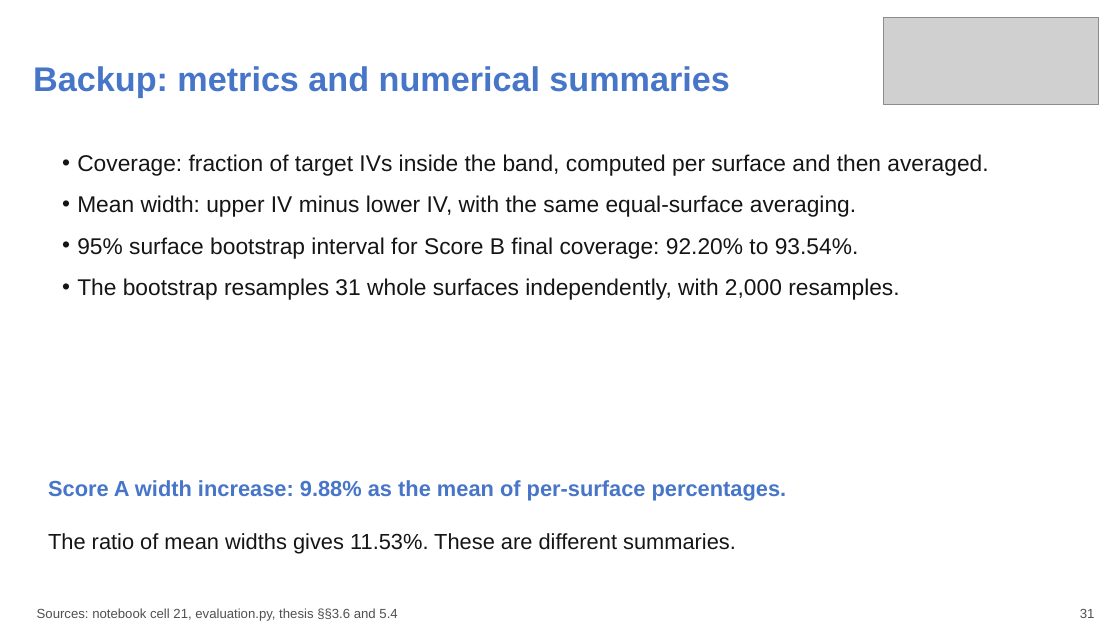
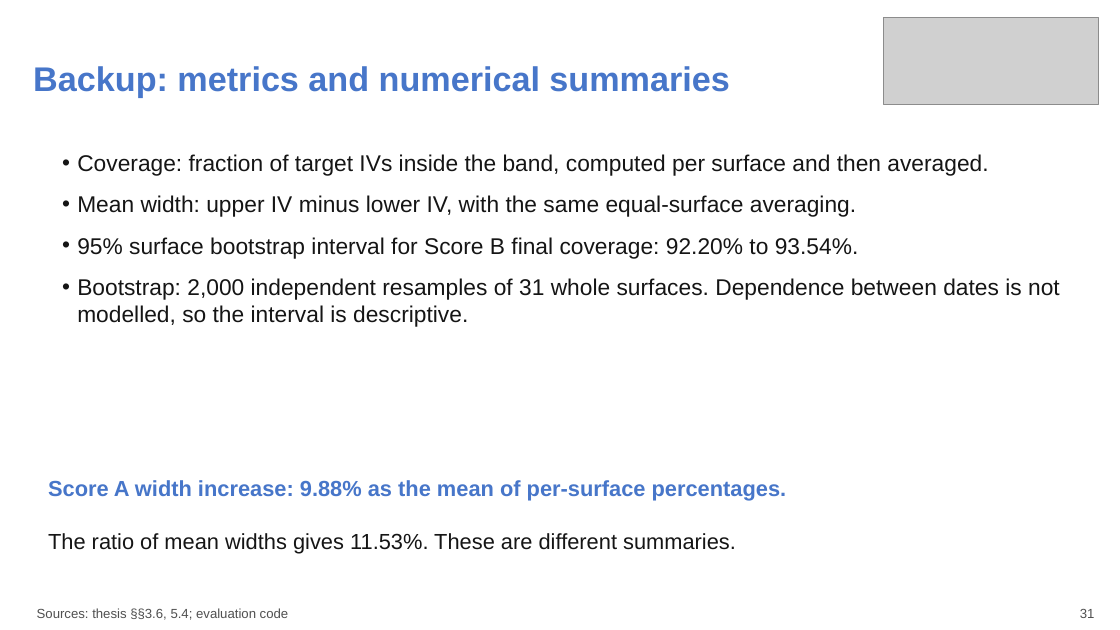
Before and after one commit to aniketnighot/conformal-prediction-thesis, a slide deck: slide 31 of presentations/thesis_defence_complete_verified.pptx. Drawn at 1120x630 pixels with LibreOffice and Linux fonts; fonts in the diff are those of the drawing; grey boxes stand for pictures. Boxes give left, top, right and bottom in pixels: in the first picture for what was removed or moved away, otherwise in the second. Text is boxed around its words. In the diff, an @@ line names an element or a change of style, - is before the commit and + after.

Commit message:
Update thesis defence presentation references and caveats

```diff
--- a/presentations/thesis_defence_complete_verified.pptx
+++ b/presentations/thesis_defence_complete_verified.pptx
@@ text at (x1=77, y1=278, x2=1060, y2=327): text changed @@
-• The bootstrap resamples 31 whole surfaces independently, with 2,000 resamples.
+• Bootstrap: 2,000 independent resamples of 31 whole surfaces. Dependence between dates is not modelled, so the interval is descriptive.
@@ text at (x1=37, y1=608, x2=289, y2=620): text changed @@
-Sources: notebook cell 21, evaluation.py, thesis §§3.6 and 5.4
+Sources: thesis §§3.6, 5.4; evaluation code
```
Also in this commit, not shown: 28 other slides changed.
